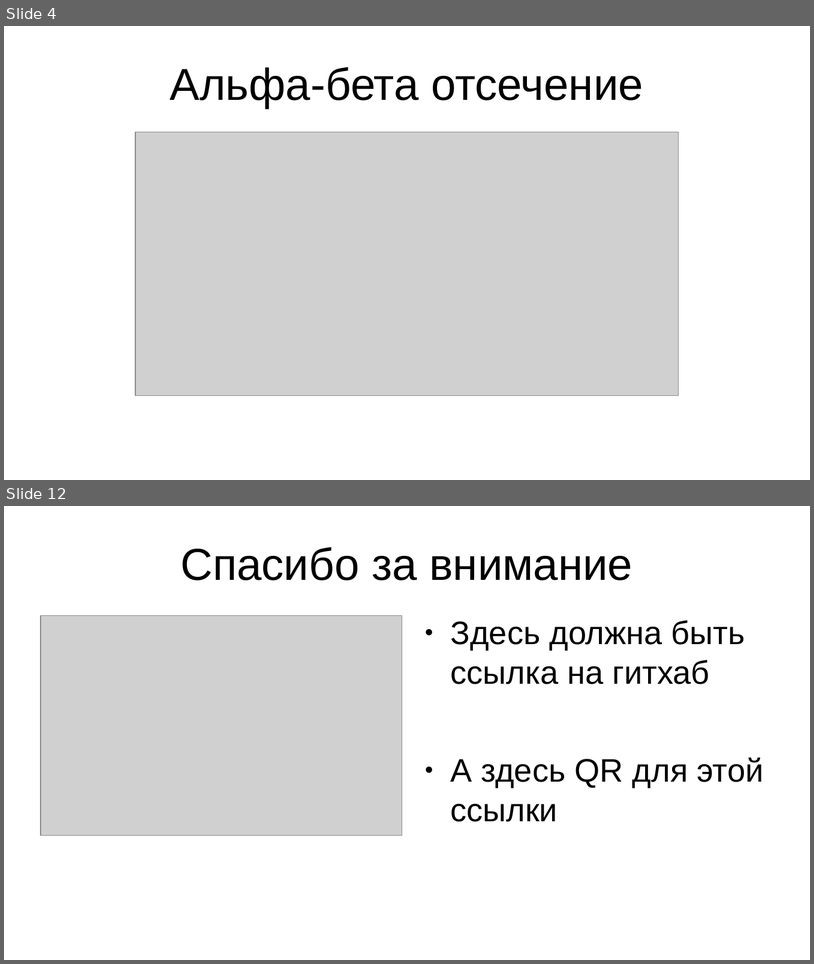
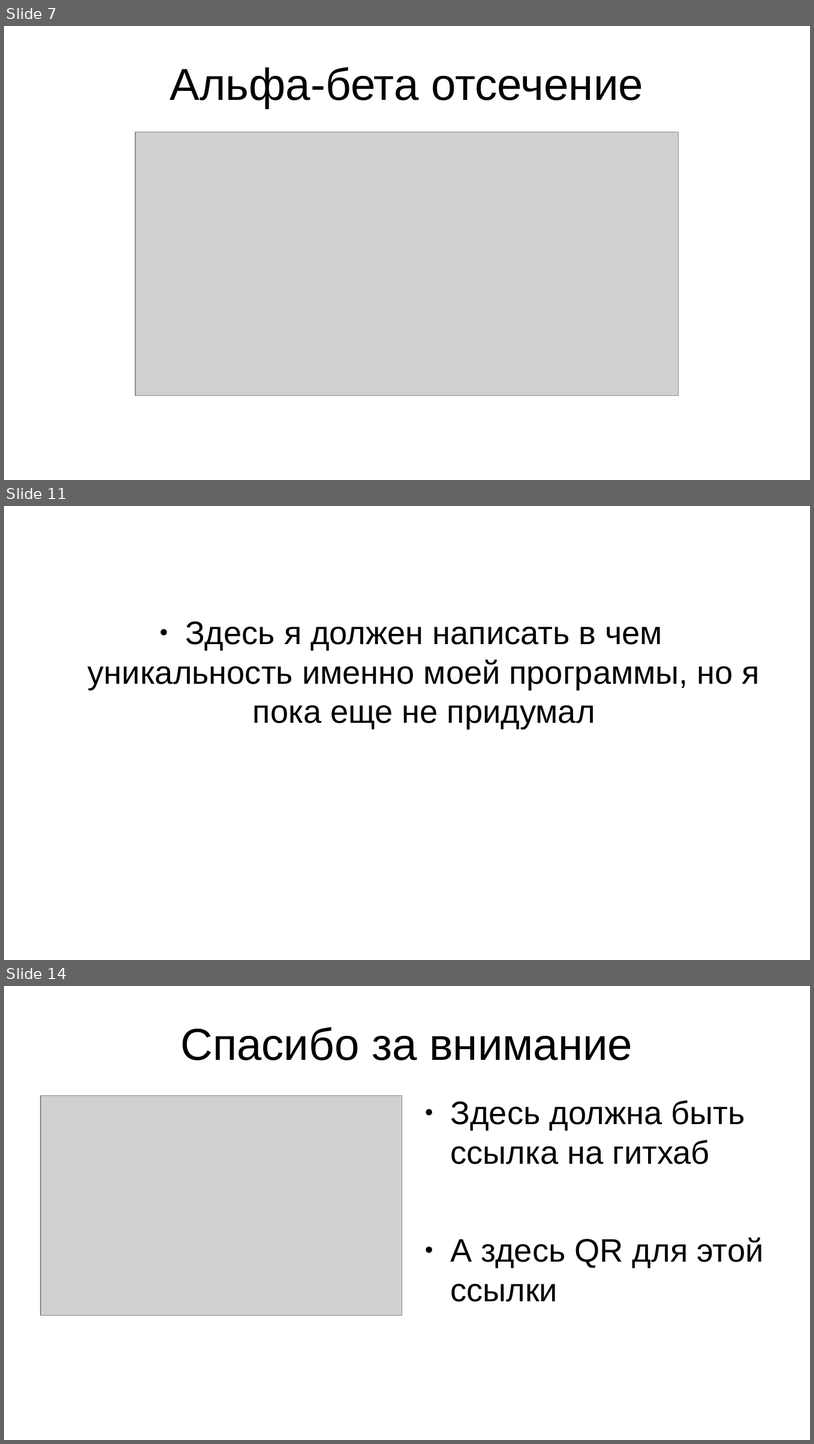
Before and after one commit to iv4n-t3a/checkers-engine, a slide deck: doc/presentation-pptx-edition.pptx. Shown one above the other, each under a label of ours: slides 4 and 12 before the commit, slides 7, 11 and 14 after it; the slides between them are not shown. The pictures are 814x964 and 814x1444 pixels, drawn with LibreOffice and Linux fonts; fonts in the diff are those of the drawing; grey boxes stand for pictures. Boxes give left, top, right and bottom in pixels: in the first picture for what was removed or moved away, otherwise in the second. Text is boxed around its words. In the diff, an @@ line names an element or a change of style, - is before the commit and + after.

```diff
--- a/doc/presentation-pptx-edition.pptx
+++ b/doc/presentation-pptx-edition.pptx
@@ slide 11 added at (4, 506, 810, 960), background #FFFFFF @@
@@ text added at (88, 621, 760, 728), 32 pt, text #000000 @@
+● Здесь я должен написать в чем уникальность именно моей программы, но я пока еще не придумал
@@ what was slide 4 is now slide 7 @@
@@ what was slide 12 is now slide 14 @@
```
Also in this commit, not shown: 6 slides changed, 2 other slides added, 1 slide removed, 7 other files.
